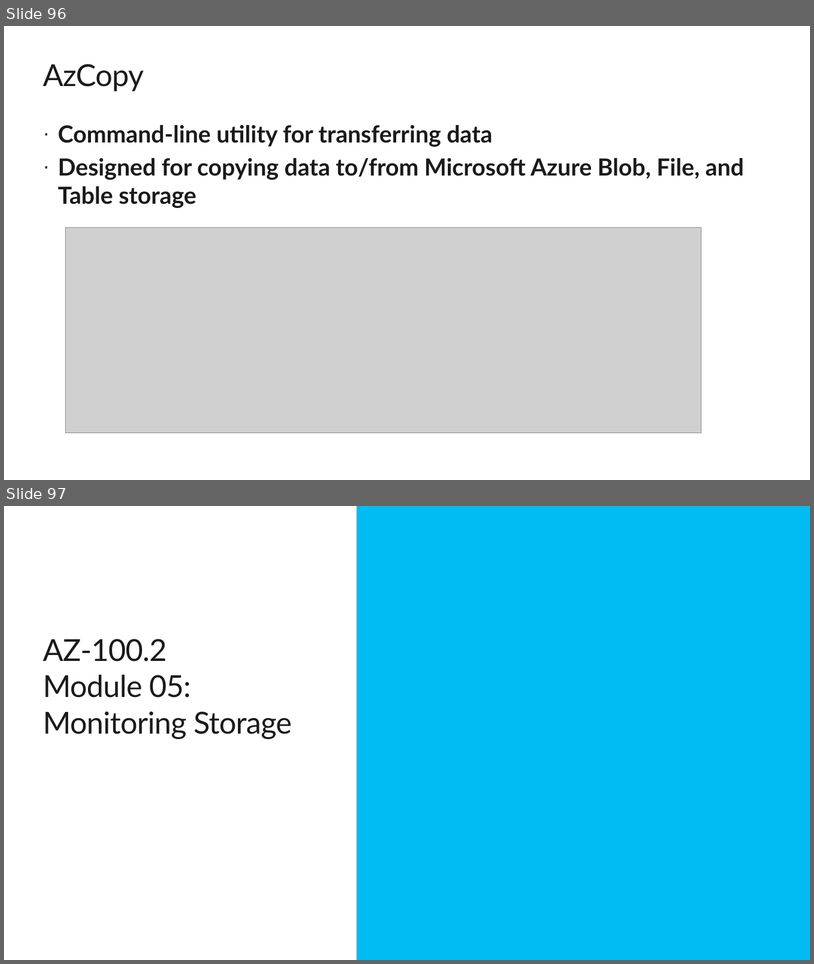
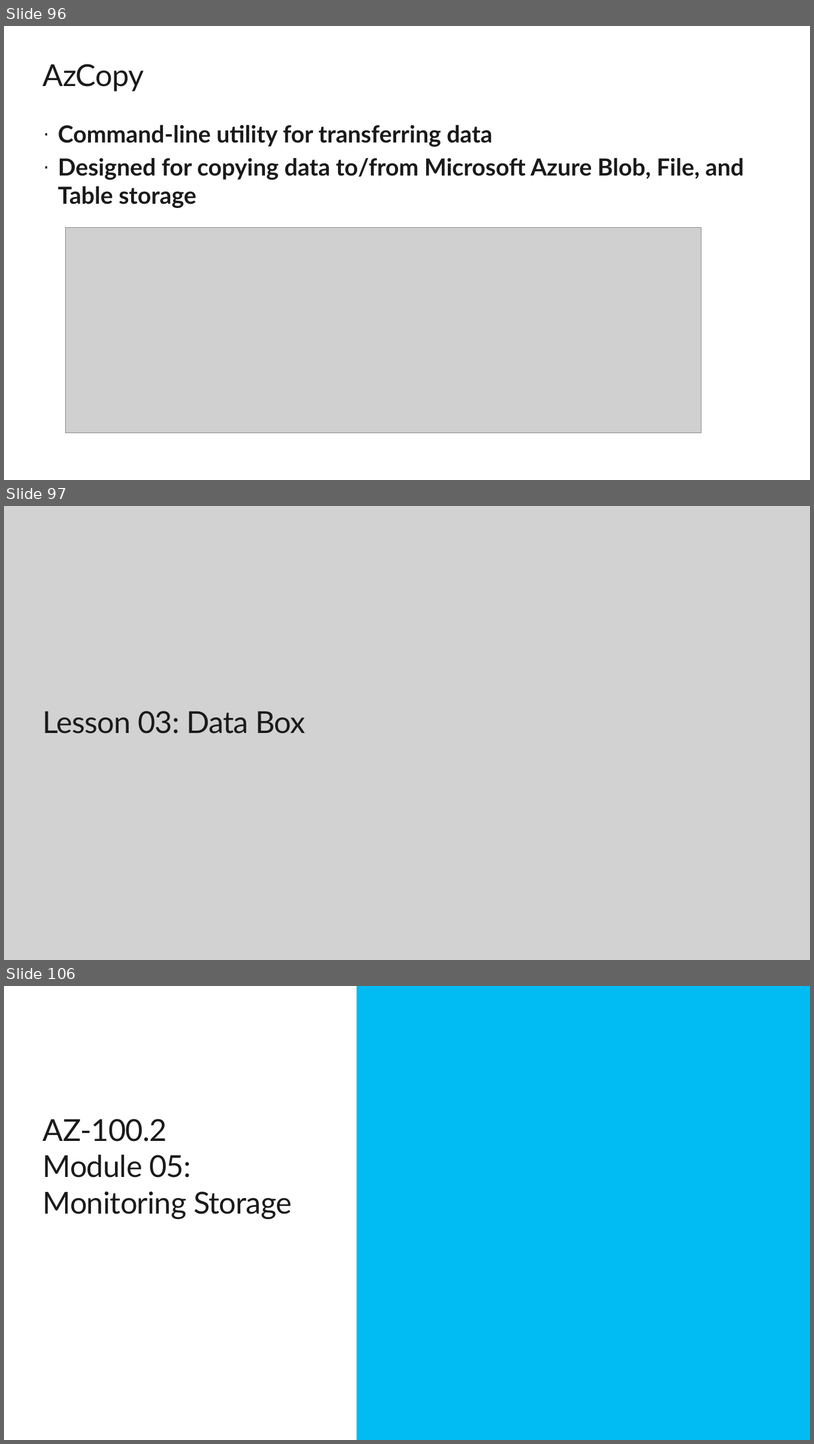
Before and after one commit to simplescripter/AZ-100-Labs, a slide deck: AZ-100Day2.pptx. Shown one above the other, each under a label of ours: slides 96 and 97 before the commit, slides 96, 97 and 106 after it; the slides between them are not shown. The pictures are 814x964 and 814x1444 pixels, drawn with LibreOffice and Linux fonts; fonts in the diff are those of the drawing; grey boxes stand for pictures; background and template pictures are left out. Boxes give left, top, right and bottom in pixels: in the first picture for what was removed or moved away, otherwise in the second. Text is boxed around its words. In the diff, an @@ line names an element or a change of style, - is before the commit and + after.

Commit message:
Added DataBox slides

```diff
--- a/AZ-100Day2.pptx
+++ b/AZ-100Day2.pptx
@@ slide 97 added at (4, 506, 810, 960), background #D2D2D2 @@
@@ title added at (43, 711, 305, 733), 36 pt, text #1A1A1A @@
+Lesson 03: Data Box
@@ what was slide 97 is now slide 106 @@
```
Also in this commit, not shown: 8 other slides added.
